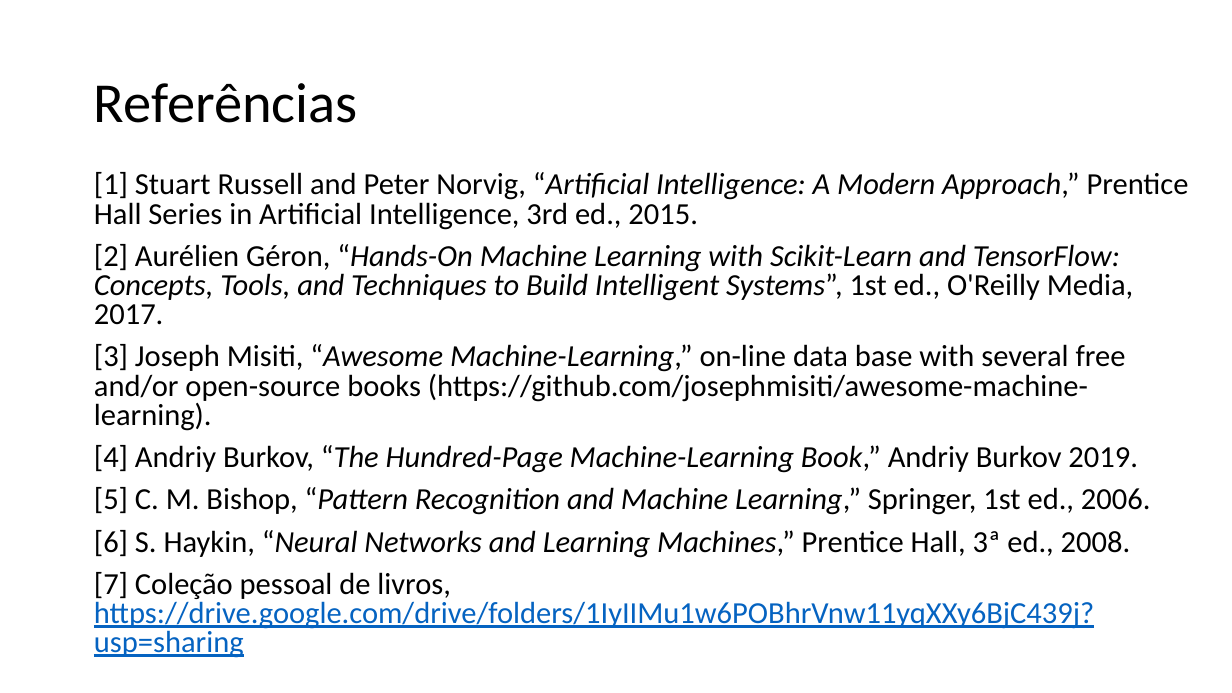
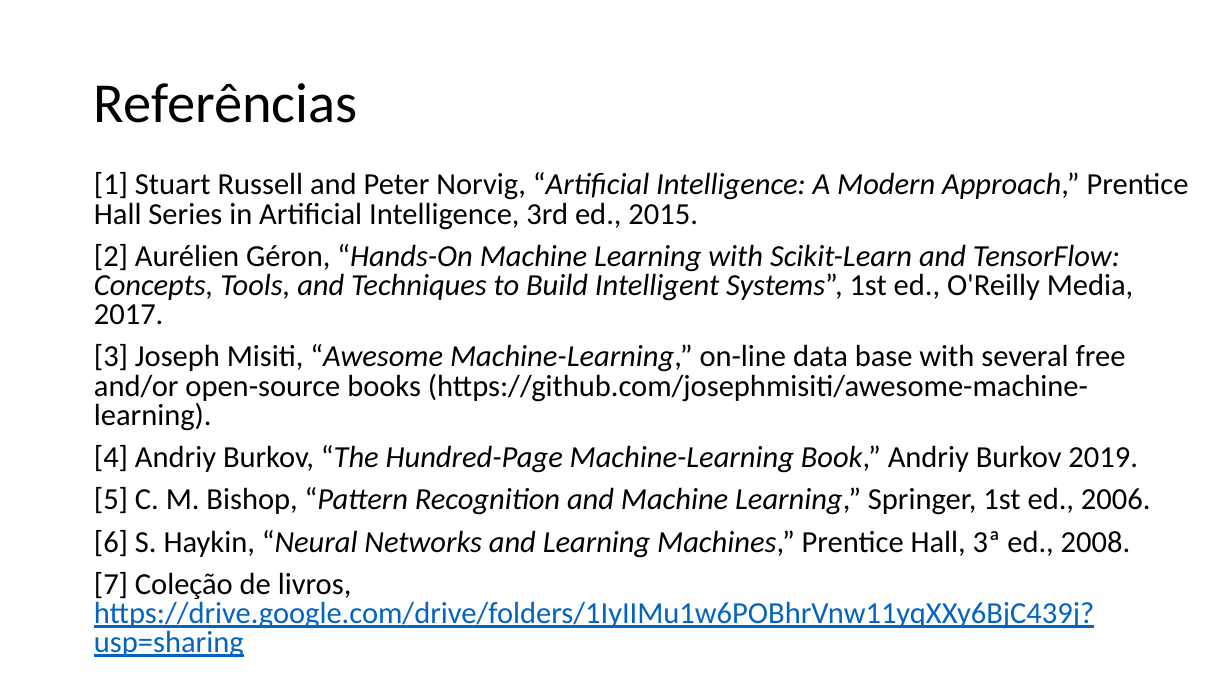
Before and after one commit to zz4fap/t319_aprendizado_de_maquina, a slide deck: slide 35 of slides/T319_Introdução.pptx. Drawn at 1232x693 pixels with LibreOffice and Linux fonts; fonts in the diff are those of the drawing. Boxes give left, top, right and bottom in pixels: in the first picture for what was removed or moved away, otherwise in the second. Text is boxed around its words. In the diff, an @@ line names an element or a change of style, - is before the commit and + after.

```diff
--- a/slides/T319_Introdução.pptx
+++ b/slides/T319_Introdução.pptx
@@ text at (94,572,1094,658): text changed @@
-[7] Coleção pessoal de livros, https://drive.google.com/drive/folders/1IyIIMu1w6POBhrVnw11yqXXy6BjC439j?usp=sharing
+[7] Coleção de livros, https://drive.google.com/drive/folders/1IyIIMu1w6POBhrVnw11yqXXy6BjC439j?usp=sharing
```
Also in this commit, not shown: 14 other slides changed, 10 other files.
